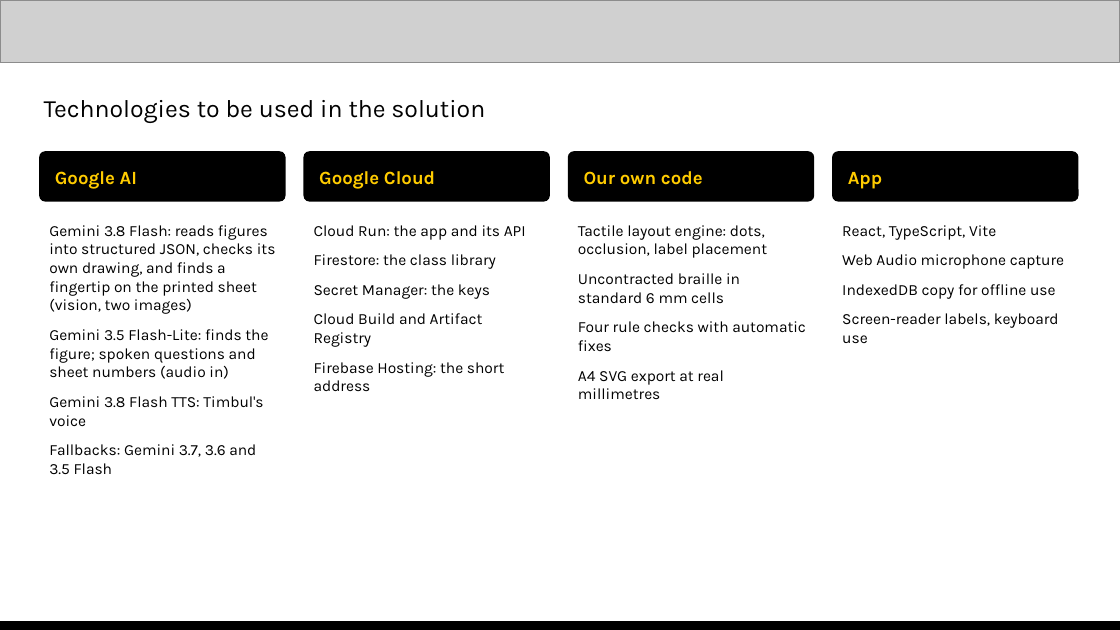
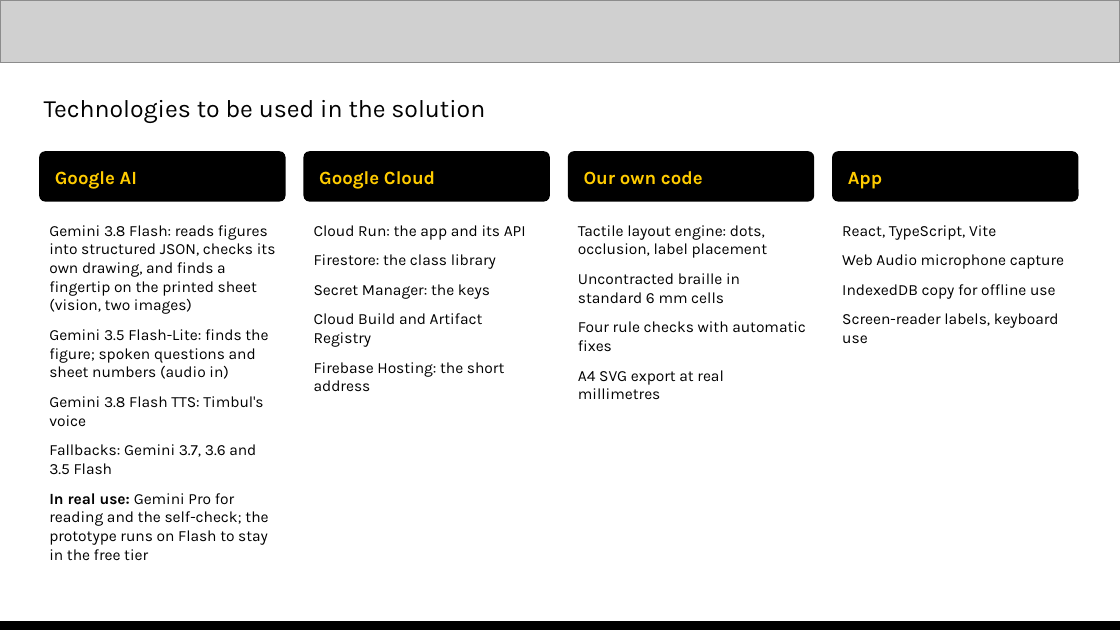
Before and after one commit to padmanabhan-r/timbul, a slide deck: slide 8 of deck/work/Timbul - AI Builder Cup.pptx. Drawn at 1120x630 pixels with LibreOffice and Linux fonts; fonts in the diff are those of the drawing; grey boxes stand for pictures. Boxes give left, top, right and bottom in pixels: in the first picture for what was removed or moved away, otherwise in the second. Text is boxed around its words. In the diff, an @@ line names an element or a change of style, - is before the commit and + after.

Commit message:
Say that real use moves reading and the self-check to Gemini Pro

```diff
--- a/deck/work/Timbul - AI Builder Cup.pptx
+++ b/deck/work/Timbul - AI Builder Cup.pptx
@@ text at [49, 493, 268, 560]: paragraph added @@
+In real use: Gemini Pro for reading and the self-check; the prototype runs on Flash to stay in the free tier
```
Also in this commit, not shown: 2 other slides changed, 2 other files.
